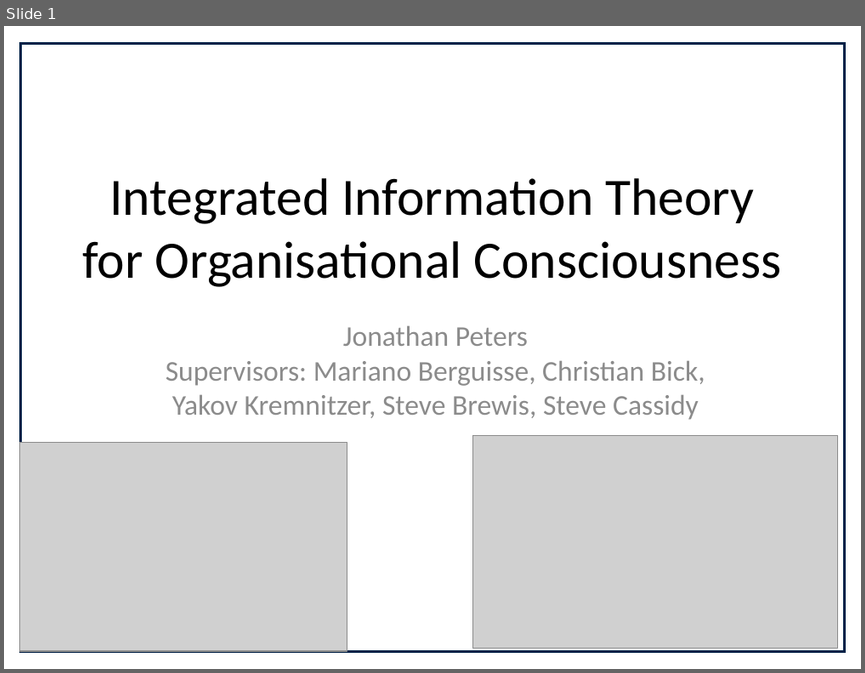
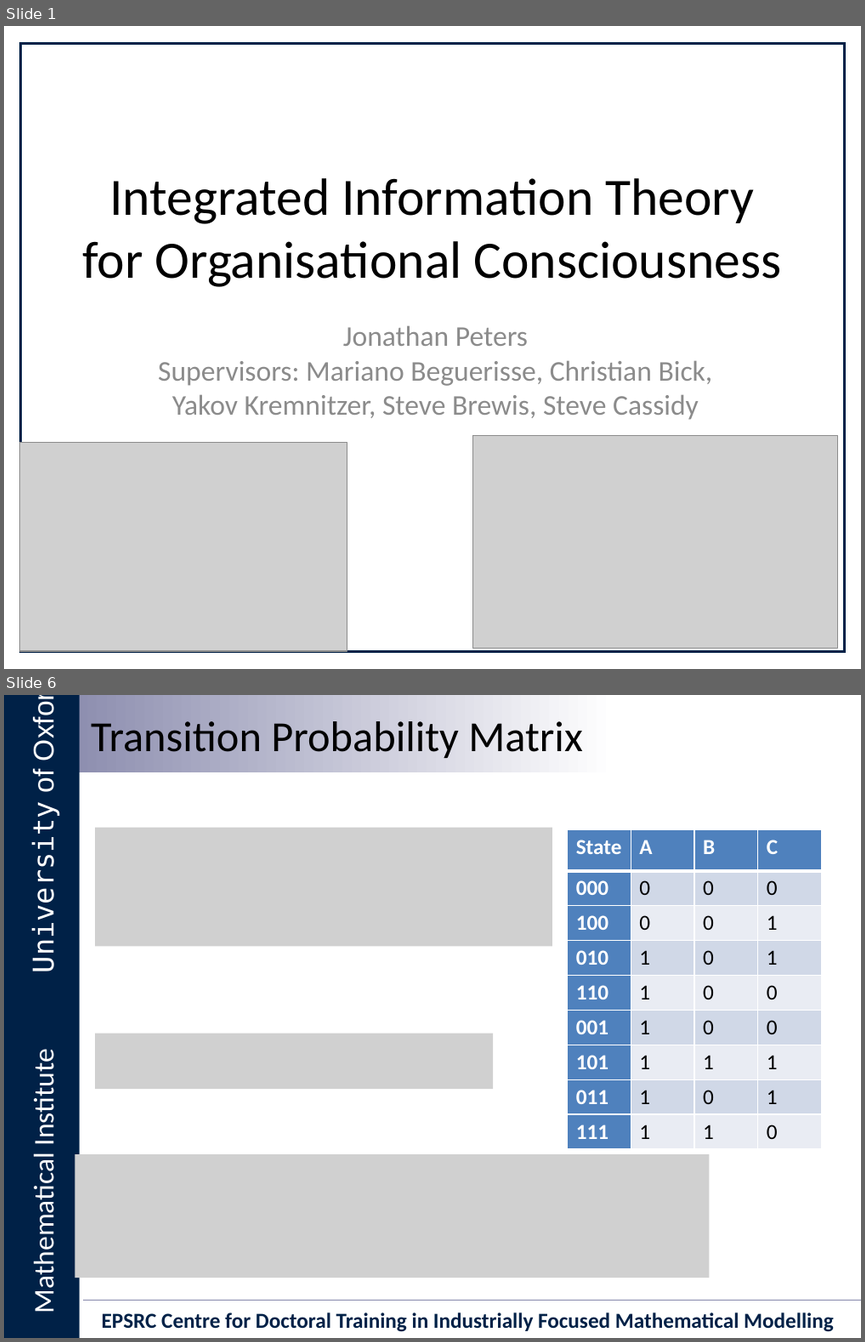
Before and after one commit to Ectheleon/IIT-Mini-Project, a slide deck: Writeup/Presentation/Integrated Information Theory for Organisational Consciousness.pptx. Shown one above the other, each under a label of ours: slide 1 before the commit, slides 1 and 6 after it; the slides between them are not shown. The pictures are 865x673 and 865x1342 pixels, drawn with LibreOffice and Linux fonts; fonts in the diff are those of the drawing; grey boxes stand for pictures; background and template pictures are left out. Boxes give left, top, right and bottom in pixels: in the first picture for what was removed or moved away, otherwise in the second. Text is boxed around its words. In the diff, an @@ line names an element or a change of style, - is before the commit and + after.

```diff
--- a/Writeup/Presentation/Integrated Information Theory for Organisational Consciousness.pptx
+++ b/Writeup/Presentation/Integrated Information Theory for Organisational Consciousness.pptx
@@ slide 6 added at box(4, 695, 861, 1338), background #FFFFFF @@
@@ rectangle added at box(4, 695, 80, 1338), fill #002147 @@
@@ rectangle added at box(79, 695, 616, 773), fill gradient #8E8FB0 to #FFFFFF @@
@@ text added at box(91, 721, 582, 758), 36 pt, text #000000 @@
+Transition Probability Matrix
@@ text added at box(27, 771, 60, 968), 24 pt, text #FFFFFF @@
+University of Oxford
@@ picture added at box(95, 828, 551, 947) @@
@@ table added at box(567, 829, 821, 1149), 9 rows, 4 columns @@
+State | A | B | C
+000 | 0 | 0 | 0
+100 | 0 | 0 | 1
+010 | 1 | 0 | 1
+110 | 1 | 0 | 0
+001 | 1 | 0 | 0
+101 | 1 | 1 | 1
+011 | 1 | 0 | 1
+111 | 1 | 1 | 0
@@ picture added at box(95, 1032, 493, 1089) @@
@@ text added at box(26, 1058, 61, 1308), 24 pt, text #FFFFFF @@
+Mathematical Institute
@@ picture added at box(75, 1154, 710, 1277) @@
@@ line added from (84, 1300) to (861, 1300), #8E8FB0 0.75 pt @@
@@ text added at box(102, 1312, 834, 1332), 18 pt, text #002147, bold @@
+EPSRC Centre for Doctoral Training in Industrially Focused Mathematical Modelling
@@ slide 1 changed as well @@
@@ subtitle at box(158, 360, 713, 420): text changed @@
-Supervisors: Mariano Berguisse, Christian Bick, Yakov Kremnitzer, Steve Brewis, Steve Cassidy
+Supervisors: Mariano Beguerisse, Christian Bick, Yakov Kremnitzer, Steve Brewis, Steve Cassidy
```
Also in this commit, not shown: 4 other slides added, 1 slide removed.
